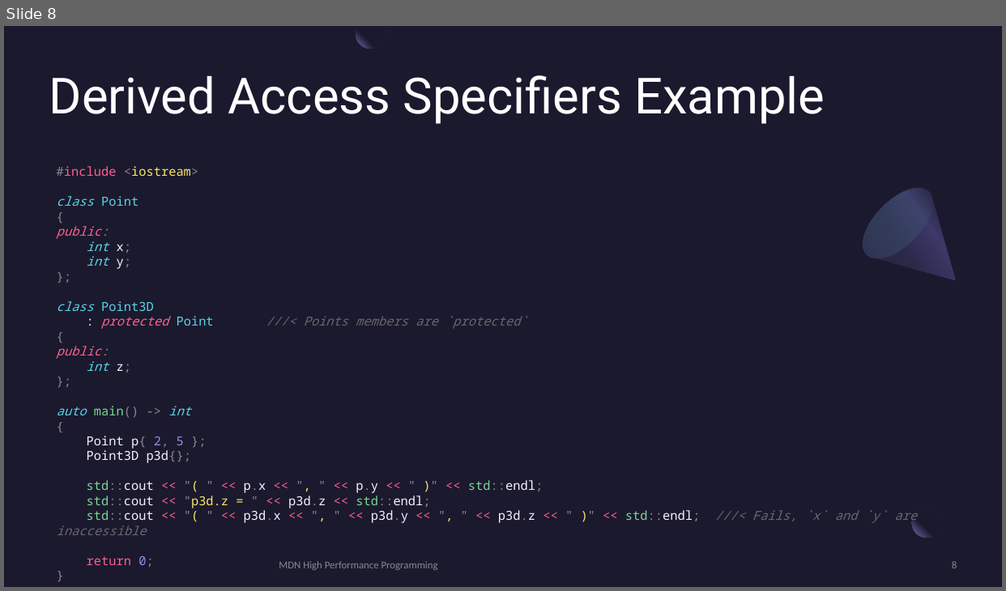
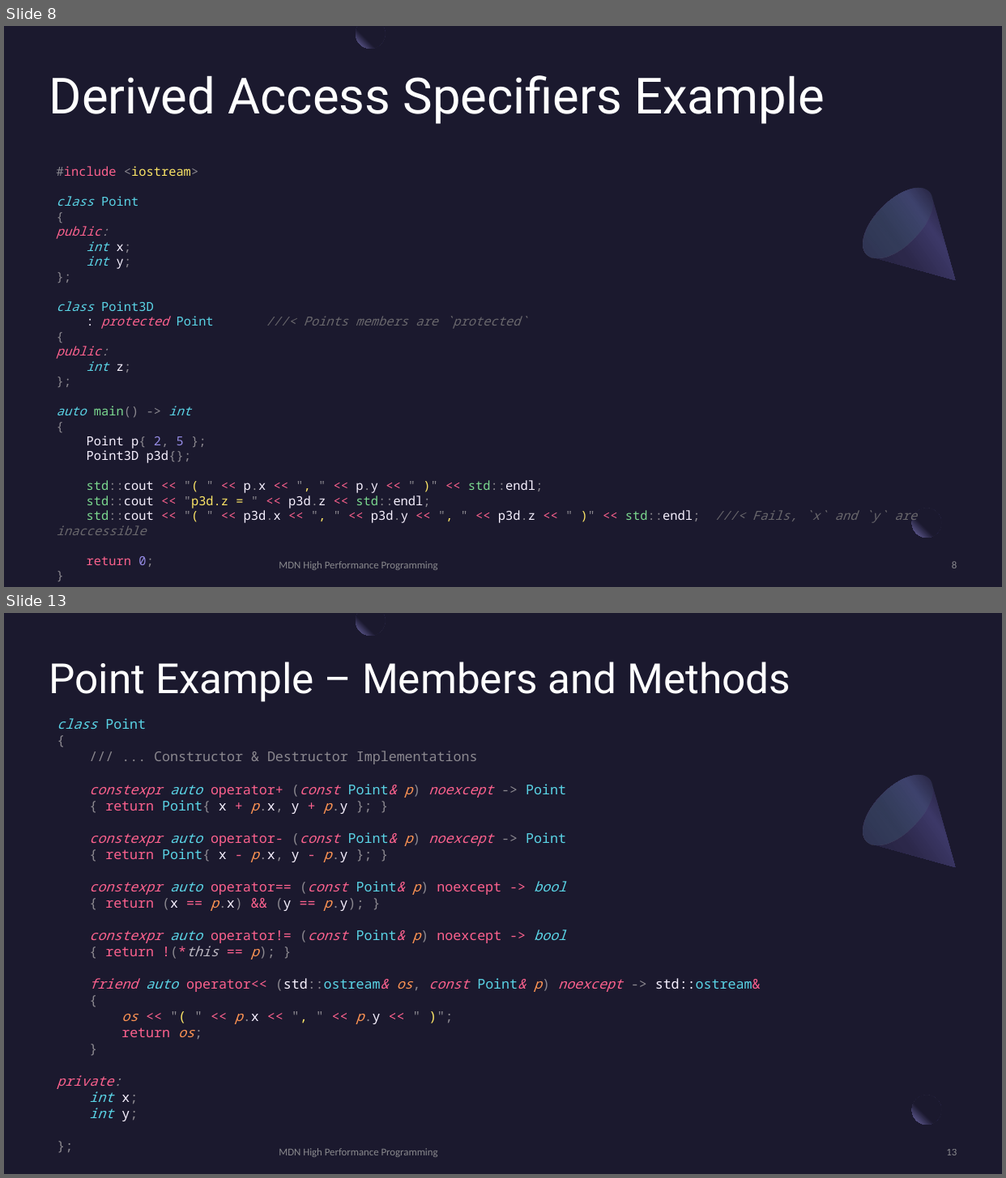
Before and after one commit to MonashDeepNeuron/HPP, a slide deck: content/part5/slides/hpp_part5.pptx. Shown one above the other, each under a label of ours: slide 8 before the commit, slides 8 and 13 after it; the slides between them are not shown. The pictures are 1006x591 and 1006x1178 pixels, drawn with LibreOffice and Linux fonts; fonts in the diff are those of the drawing. Boxes give left, top, right and bottom in pixels: in the first picture for what was removed or moved away, otherwise in the second. Text is boxed around its words. In the diff, an @@ line names an element or a change of style, - is before the commit and + after.

```diff
--- a/content/part5/slides/hpp_part5.pptx
+++ b/content/part5/slides/hpp_part5.pptx
@@ slide 13 added at [4, 613, 1002, 1174], background #1B192E; not listed: 2 template elements that a slide beside it also shows @@
@@ freeform shape added at [356, 613, 385, 636], fill gradient #1B192E to #7771B2 @@
@@ title added at [49, 662, 791, 702], 40 pt, text #FFFFFF @@
+Point Example – Members and Methods
@@ text added at [57, 718, 761, 1122], 13 pt, text #FC618D @@
+class Point
+{
+/// ... Constructor & Destructor Implementations
+constexpr auto operator+ (const Point& p) noexcept -> Point
+{ return Point{ x + p.x, y + p.y }; }
+constexpr auto operator- (const Point& p) noexcept -> Point
+{ return Point{ x - p.x, y - p.y }; }
+constexpr auto operator== (const Point& p) noexcept -> bool
+{ return (x == p.x) && (y == p.y); }
+constexpr auto operator!= (const Point& p) noexcept -> bool
+{ return !(*this == p); }
+friend auto operator<< (std::ostream& os, const Point& p) noexcept -> std::ostream&
+{
+os << "( " << p.x << ", " << p.y << " )";
+return os;
+}
+private:
+int x;
+int y;
+};
@@ freeform shape added at [851, 763, 987, 899], fill gradient #2C284A to #3C3867 to #1B192E @@
@@ ellipse added at [851, 763, 945, 857], fill gradient #454075 to #5BEFC1 @@
@@ text added at [279, 1148, 438, 1157], 10 pt, text #A6A6A6 at 80% opacity @@
+MDN High Performance Programming
@@ page number added at [946, 1149, 957, 1156], 10 pt, text #A6A6A6 at 80% opacity @@
+13
```
Also in this commit, not shown: 3 slides changed, 7 other slides added, 2 slides removed, 23 other files.
